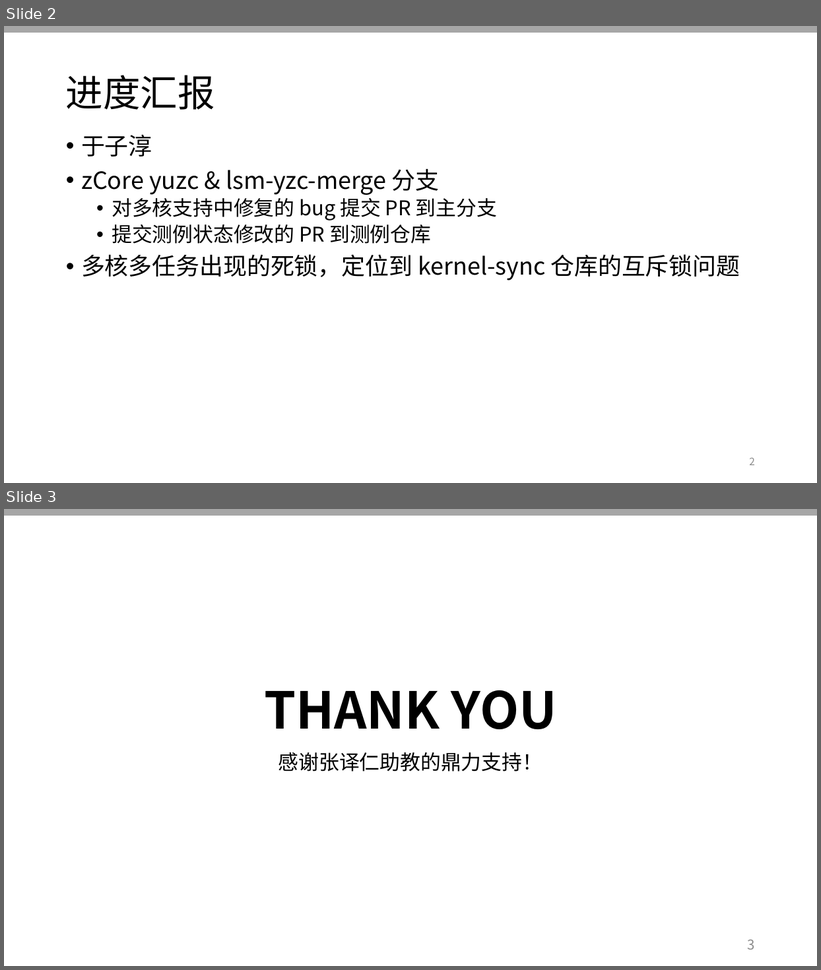
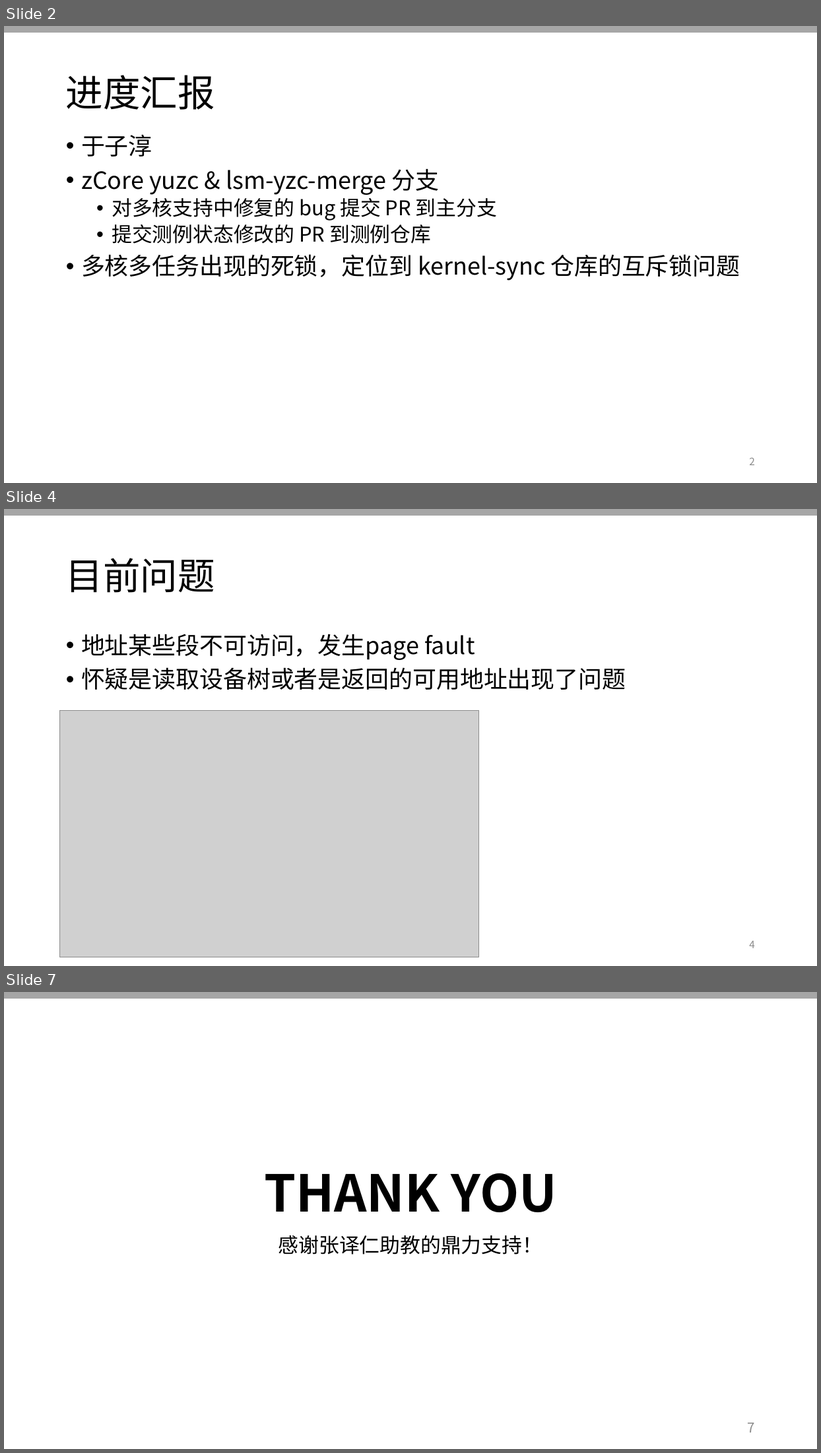
Before and after one commit to OSLab-zCore/OSLab-Docs, a slide deck: 进度汇报PPT汇总/week13.pptx. Shown one above the other, each under a label of ours: slides 2 and 3 before the commit, slides 2, 4 and 7 after it; the slides between them are not shown. The pictures are 821x970 and 821x1453 pixels, drawn with LibreOffice and Linux fonts; fonts in the diff are those of the drawing; grey boxes stand for pictures. Boxes give left, top, right and bottom in pixels: in the first picture for what was removed or moved away, otherwise in the second. Text is boxed around its words. In the diff, an @@ line names an element or a change of style, - is before the commit and + after.

```diff
--- a/进度汇报PPT汇总/week13.pptx
+++ b/进度汇报PPT汇总/week13.pptx
@@ slide 4 added at (4, 509, 817, 966), background #FFFFFF; not listed: 1 template element that a slide beside it also shows @@
@@ title added at (66, 558, 215, 593), 44 pt, text #000000 @@
+目前问题
@@ text added at (81, 634, 626, 690), 28 pt, text #000000 @@
+• 地址某些段不可访问，发生page fault
+• 怀疑是读取设备树或者是返回的可用地址出现了问题
@@ picture added at (60, 711, 479, 957) @@
@@ page number added at (749, 941, 755, 949), 12 pt, text #8C8C8C @@
+4
@@ what was slide 3 is now slide 7 @@
@@ page number at (748, 1423, 755, 1433): text changed @@
-3
+7
```
Also in this commit, not shown: 3 other slides added, 1 other file.
